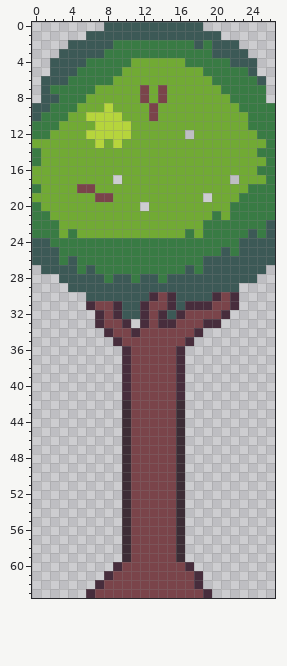
Two versions of one pixel-art sprite, source/HavenIsland/Content/Images/Tilesets/Tree.png. The first picture shows the starting point.
The file is 27x64 pixels.
New version:
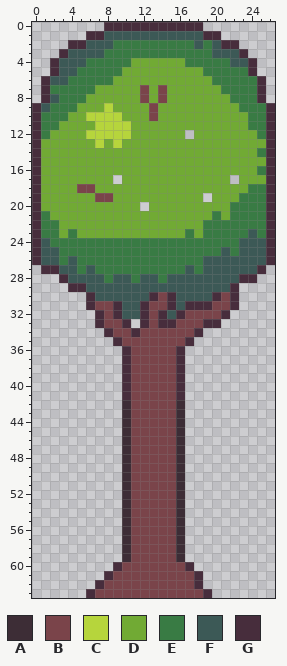
Palette (. is transparent): A #3d2d36  B #7a444a  C #b6d53c  D #71aa34  E #397b44  F #3c5956  G #472d3c
Commit: Reduce grass contrast + outline tree Looks great now! ^_^
What changed:
y 0: x 8..18 FFFFFFFFFFF -> GGGGGGGGGGG
y 1: x 6..7 FF -> GG; x 19..20 FF -> GG
y 2: x 4..5 FF -> GG; x 21..22 FF -> GG
y 3: x 3 F -> G; x 23 F -> G
y 4..5: x 2 F -> G; x 24 F -> G
y 6: x 1 F -> G; x 25 F -> G
y 7..8: x 1 F -> G; x 25 E -> G
y 9..10: x 0 F -> G; x 26 E -> G
y 11..12: x 0 E -> G; x 26 E -> G
y 13: x 0 D -> G; x 26 E -> G
y 14..15: x 0 E -> G; x 26 E -> G
y 16..17: x 0 D -> G; x 26 E -> G
y 18: x 0 E -> G; x 26 E -> G
y 19: x 0 D -> G; x 26 E -> G
y 20..21: x 0 E -> G; x 26 E -> G
y 22..23: x 0 E -> G; x 26 F -> G
y 24..26: x 0 F -> G; x 26 F -> G
y 27: x 1..2 FF -> GG; x 25 F -> G
y 28: x 3 F -> G; x 23..24 FF -> GG
y 29: x 4..5 FF -> GG; x 22 F -> G
y 30: x 6 F -> G
Where, in picture pixels (left, top, right, bottom), the same in both pictures:
changed: (32, 22, 275, 301)
